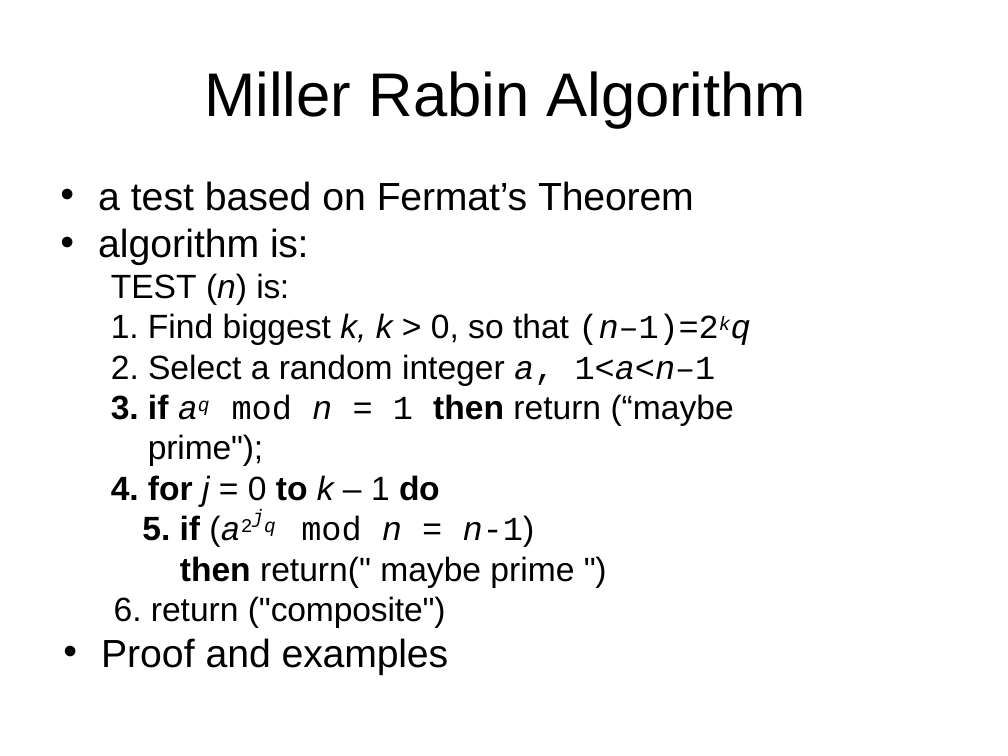
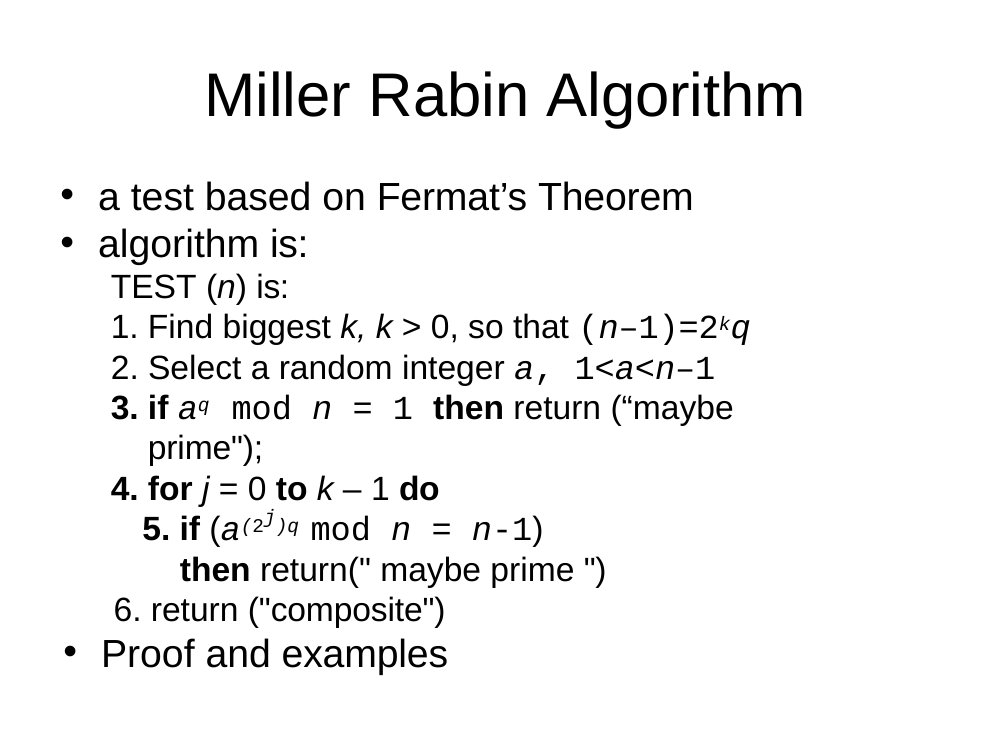
Before and after one commit to klnlokeshkumar/sem6, a slide deck: slide 13 of 02.NSC/More Number_theory.pptx. Drawn at 1008x756 pixels with LibreOffice and Linux fonts; fonts in the diff are those of the drawing. Boxes give left, top, right and bottom in pixels: in the first picture for what was removed or moved away, otherwise in the second. Text is boxed around its words. In the diff, an @@ line names an element or a change of style, - is before the commit and + after.

```diff
--- a/02.NSC/More Number_theory.pptx
+++ b/02.NSC/More Number_theory.pptx
@@ text at [180, 510, 544, 547]: text changed @@
-  5. if (a2jq mod n = n-1)
+  5. if (a(2j)q mod n = n-1)
```
Also in this commit, not shown: 1 slide added, 1 slide removed, 35 other files.
